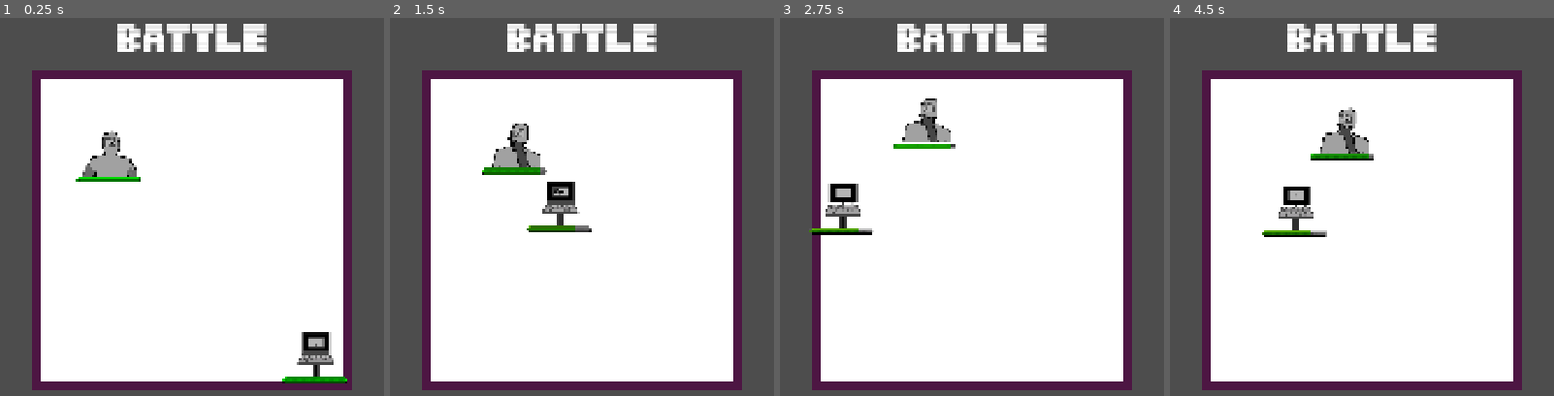
Above: before the commit, frames 1-4 (left to right).
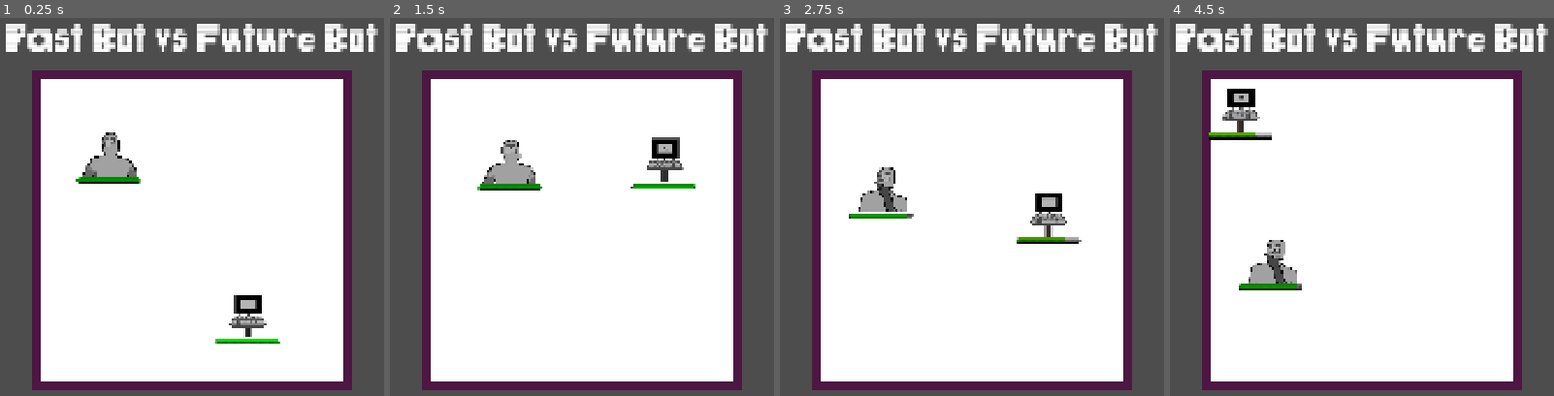
Above: after the commit, the same moments.

Repository: JBRana250/BitBoxBattles
Game: Godot game, scene res://battle/battle.tscn
Same seed, same stepped clock (60 frames per second), same inputs: the game is played once before the commit and once after it. The engine's default icon, where the game draws it, is replaced by a stand-in: a white triangle on a blue panel in a dark square.
Inputs (mouse positions are in pixels of both pictures, inside the frame that each line leads up to):
- Up to frame 1 (0.25 s): no input
- Up to frame 2 (1.5 s): tap Enter at 0.5, 0.6 s; move the mouse to (750, 207) at 0.52 s; hold Right 0.53-1.25 s; click (750, 207) at 0.67 s; tap Space at 0.77 s; drag from (428, 252) to (543, 316) at 1.27 s
- Up to frame 3 (2.75 s): move the mouse to (1048, 135) at 2.02 s; hold Right from 2.03 s (still down); tap Delete at 2.1 s
- Up to frame 4 (4.5 s): release Right at 2.75 s; drag from (1323, 316) to (outside the picture) at 2.77 s; move the mouse to (outside the picture) at 3.52 s; hold Left 3.53-4.25 s; tap Backspace at 3.6 s; tap Space at 3.77 s; drag from (outside the picture) to (1246, 120) at 4.27 s

The runs differ from the first frame. In frame 1, 6.8% of the frame differs, in the area x 1-99%, y 1-97%; in frame 2, 7.9%; in frame 3, 8.5%; in frame 4, 8.7%, in the area x 1-99%, y 1-73%.

Commit message:
style: change battle header to have fighter information

Diff:
--- a/battle/battle.tscn
+++ b/battle/battle.tscn
@@ -85,7 +85,7 @@
 position = Vector2(752, 340)
 fighter_scene = ExtResource("8_iorop")
 spawn_parent = NodePath("../Fighters")
-fighter_id = "Fighter 1"
+fighter_id = "Future Bot"
 contact_damage = 10
 contact_cooldown = 5.0
 starting_health = 100
@@ -98,7 +98,7 @@
 position = Vector2(1187, 778)
 fighter_scene = ExtResource("8_iorop")
 spawn_parent = NodePath("../Fighters")
-fighter_id = "Fighter 2"
+fighter_id = "Past Bot"
 contact_damage = 25
 contact_cooldown = 0.5
 starting_health = 100
--- a/battle/battle_start_manager.gd
+++ b/battle/battle_start_manager.gd
@@ -2,6 +2,7 @@
 
 func _ready() -> void:
 	BattleEventBus.start_battle.connect(_start_battle)
+	BattleEventBus.start_battle.emit()
 
 func _on_battle_start_timer_timeout() -> void:
 	_start_battle()
--- a/battle/title_label.gd
+++ b/battle/title_label.gd
@@ -1,7 +1,7 @@
 extends Label
 
-@onready var initial_fighters = ["Fighter 1", "Fighter 2"]
-@onready var fighters = ["Fighter 1", "Fighter 2"]
+@onready var initial_fighters = ["Past Bot", "Future Bot"]
+@onready var fighters = ["Past Bot", "Future Bot"]
 
 func _ready() -> void:
 	BattleEventBus.fighter_death.connect(on_fighter_death)
@@ -20,5 +20,5 @@
 		return
 
 func on_start_battle() -> void:
-	text = "Battle"
-	fighters = initial_fighters
+	fighters = initial_fighters.duplicate()
+	text = " vs ".join(fighters)
